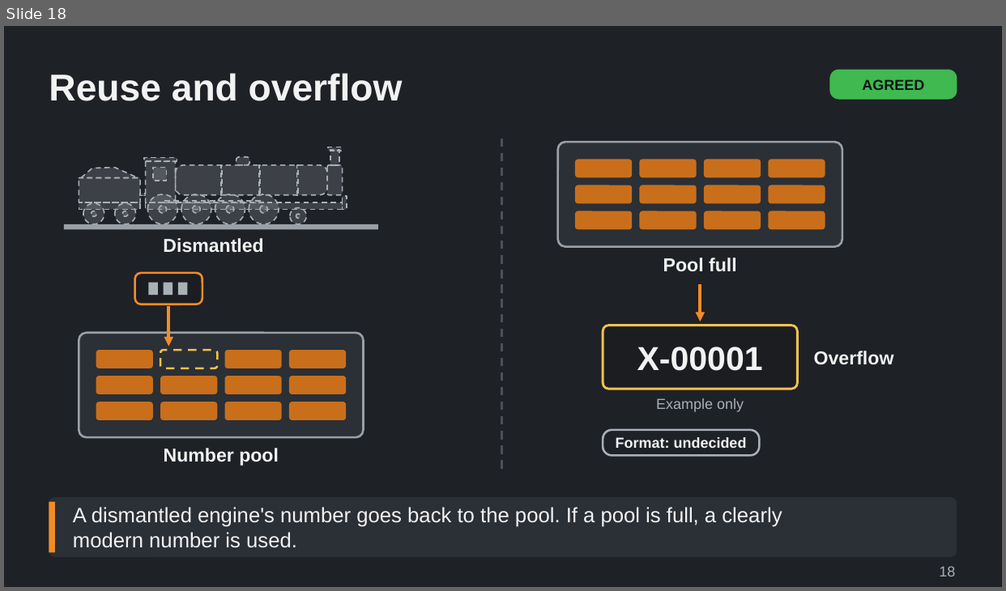
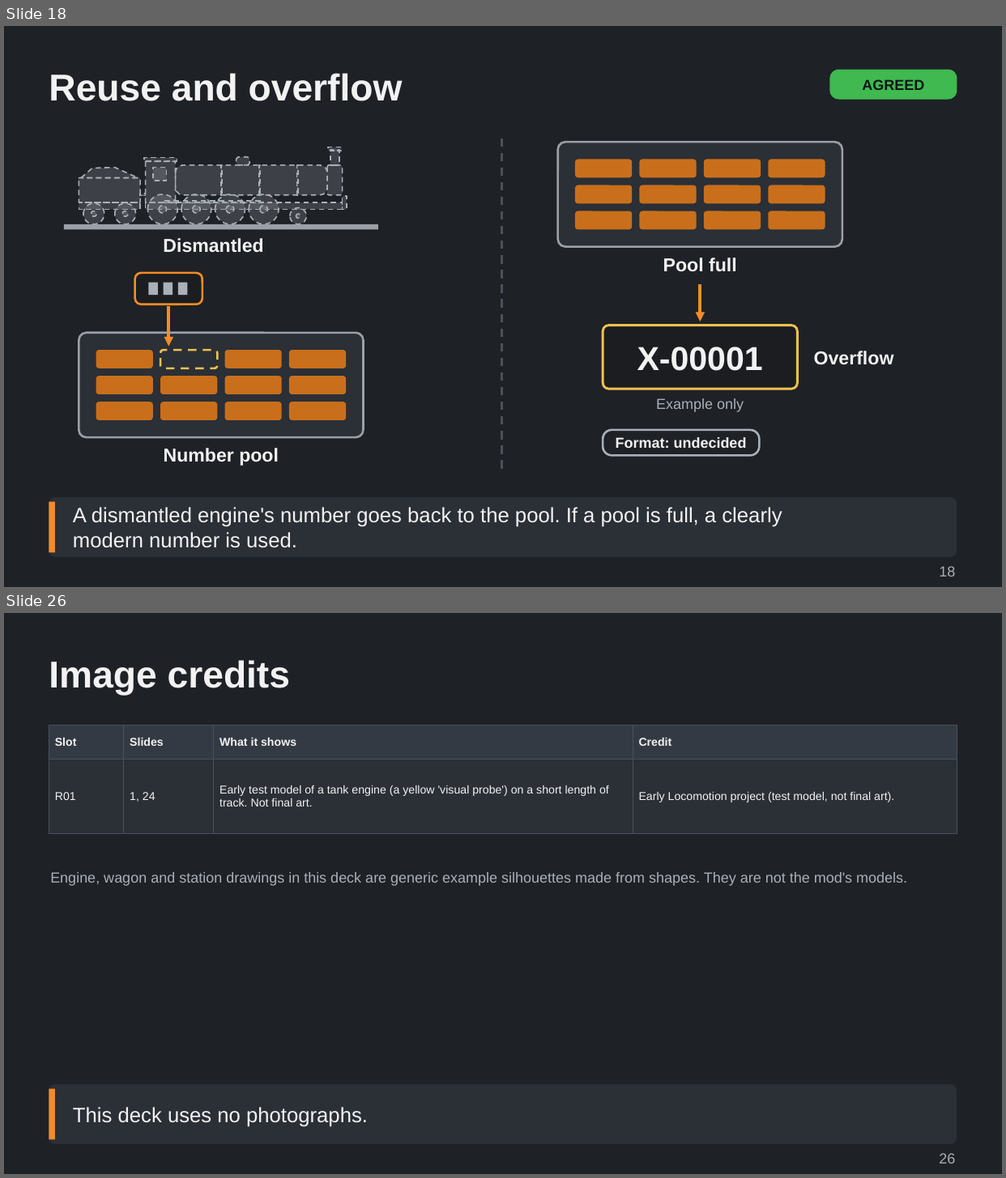
Before and after one commit to Tarenkookoo/Satisfactory---Early-Locomotion, a slide deck: Reporting/Claude Presents/Deck5_Regions_Numbers/Regions_Numbers_and_Fleet_Identity_Explained.pptx. Shown one above the other, each under a label of ours: slide 18 before the commit, slides 18 and 26 after it; the slides between them are not shown. The pictures are 1006x591 and 1006x1178 pixels, drawn with LibreOffice and Linux fonts; fonts in the diff are those of the drawing. Boxes give left, top, right and bottom in pixels: in the first picture for what was removed or moved away, otherwise in the second. Text is boxed around its words. In the diff, an @@ line names an element or a change of style, - is before the commit and + after.

```diff
--- a/Reporting/Claude Presents/Deck5_Regions_Numbers/Regions_Numbers_and_Fleet_Identity_Explained.pptx
+++ b/Reporting/Claude Presents/Deck5_Regions_Numbers/Regions_Numbers_and_Fleet_Identity_Explained.pptx
@@ slide 26 added at [4, 613, 1002, 1174], background #1E2126 @@
@@ title added at [49, 660, 290, 696], 36 pt, text #F2F2F2, bold @@
+Image credits
@@ table added at [49, 726, 957, 834], 2 rows, 4 columns @@
+Slot | Slides | What it shows | Credit
+R01 | 1, 24 | Early test model of a tank engine (a yellow 'visual probe') on a short length of track. Not final art. | Early Locomotion project (test model, not final art).
@@ text added at [50, 872, 907, 886], 14 pt, text #A9B0B8 @@
+Engine, wagon and station drawings in this deck are generic example silhouettes made from shapes. They are not the mod's models.
@@ rounded rectangle added at [49, 1084, 957, 1144], fill #2B2F36 @@
@@ rectangle added at [49, 1089, 55, 1140], fill #F28C28 @@
@@ text added at [73, 1107, 368, 1127], 20 pt, text #F2F2F2 @@
+This deck uses no photographs.
@@ text added at [939, 1153, 955, 1164], 14 pt, text #A9B0B8 @@
+26
```
Also in this commit, not shown: 1 slide changed, 7 other slides added, 5 other files.
